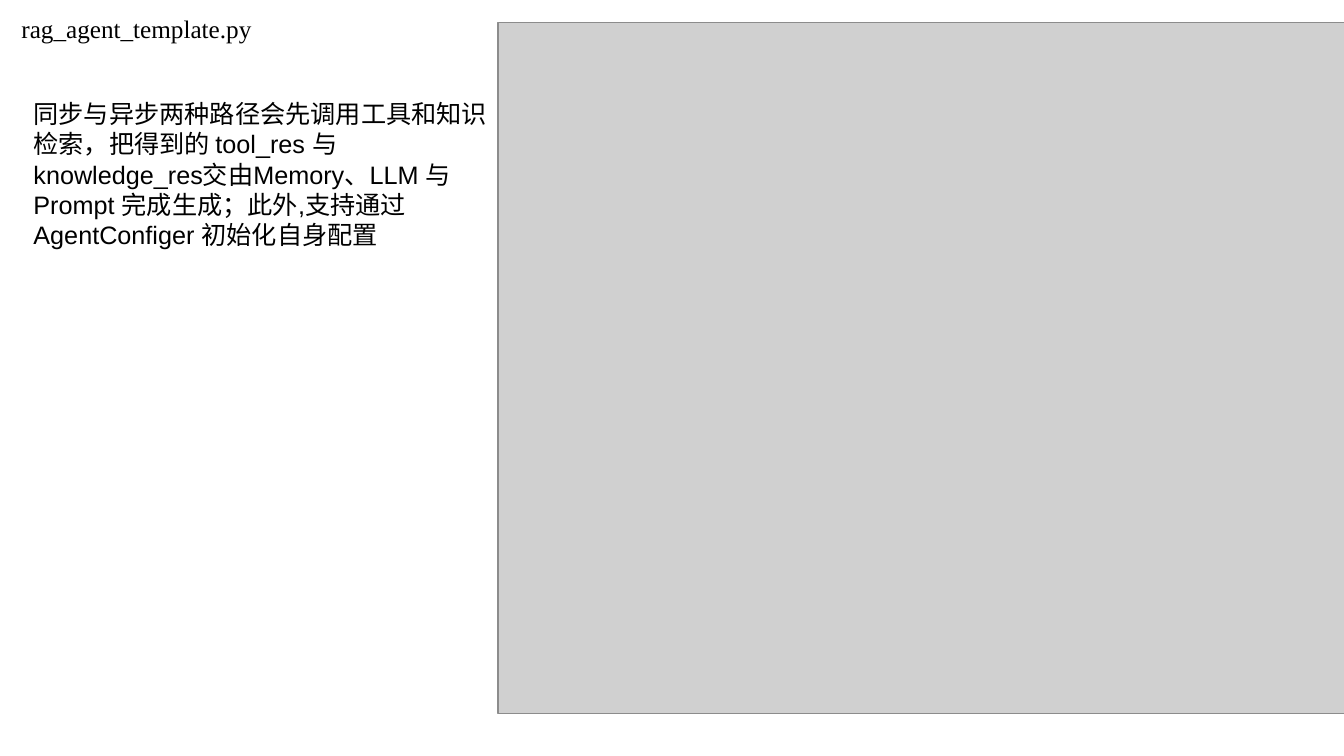
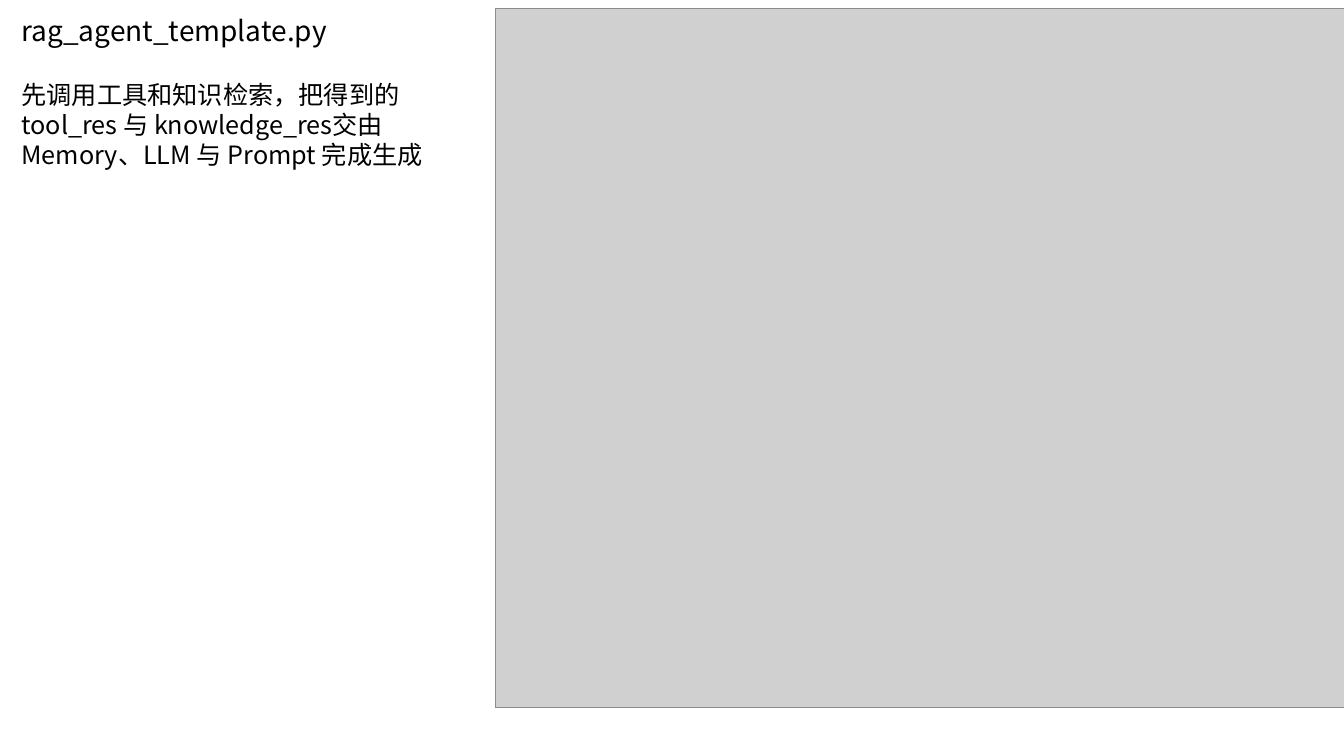
Before and after one commit to C32-SoundTech/SoundTech, a slide deck: slide 3 of docs/wswCR7/软工实践-11-13.pptx. Drawn at 1344x756 pixels with LibreOffice and Linux fonts; fonts in the diff are those of the drawing; grey boxes stand for pictures. Boxes give left, top, right and bottom in pixels: in the first picture for what was removed or moved away, otherwise in the second. Text is boxed around its words. In the diff, an @@ line names an element or a change of style, - is before the commit and + after.

```diff
--- a/docs/wswCR7/软工实践-11-13.pptx
+++ b/docs/wswCR7/软工实践-11-13.pptx
@@ text "rag_agent_template.py" at (x1=21, y1=18, x2=326, y2=48): size 18 to 20 pt, font Times New Roman to Noto Sans CJK SC @@
@@ picture resized from (x1=498, y1=23, x2=1344, y2=714) to (x1=495, y1=8, x2=1344, y2=708) @@
@@ text at (x1=21, y1=82, x2=423, y2=170): text changed; font Arial to Noto Sans CJK SC @@
-同步与异步两种路径会先调用工具和知识检索，把得到的 tool_res 与 knowledge_res交由Memory、LLM 与 Prompt 完成生成；此外,支持通过 AgentConfiger 初始化自身配置
+先调用工具和知识检索，把得到的 tool_res 与 knowledge_res交由Memory、LLM 与 Prompt 完成生成
```
Also in this commit, not shown: 5 other slides changed, 1 slide added.
